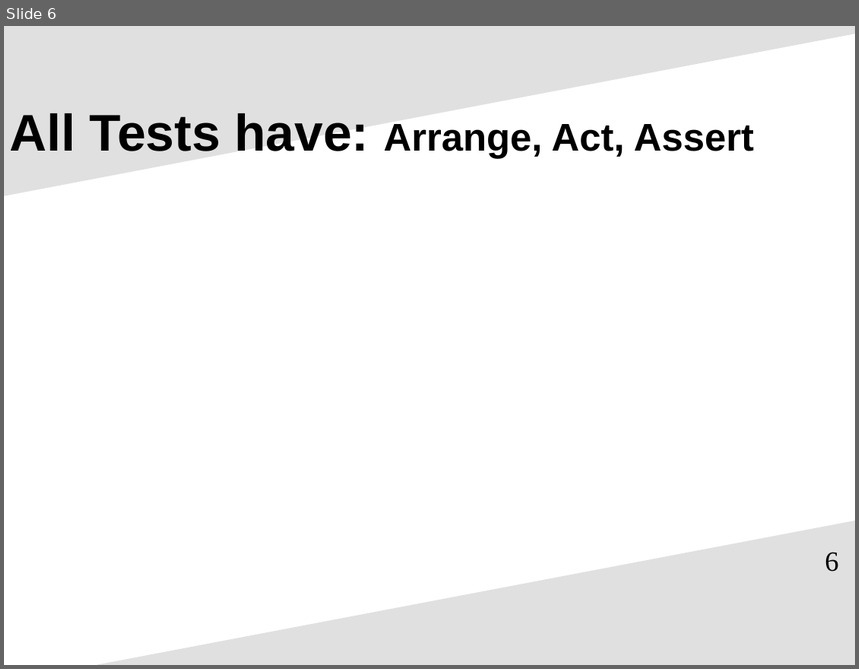
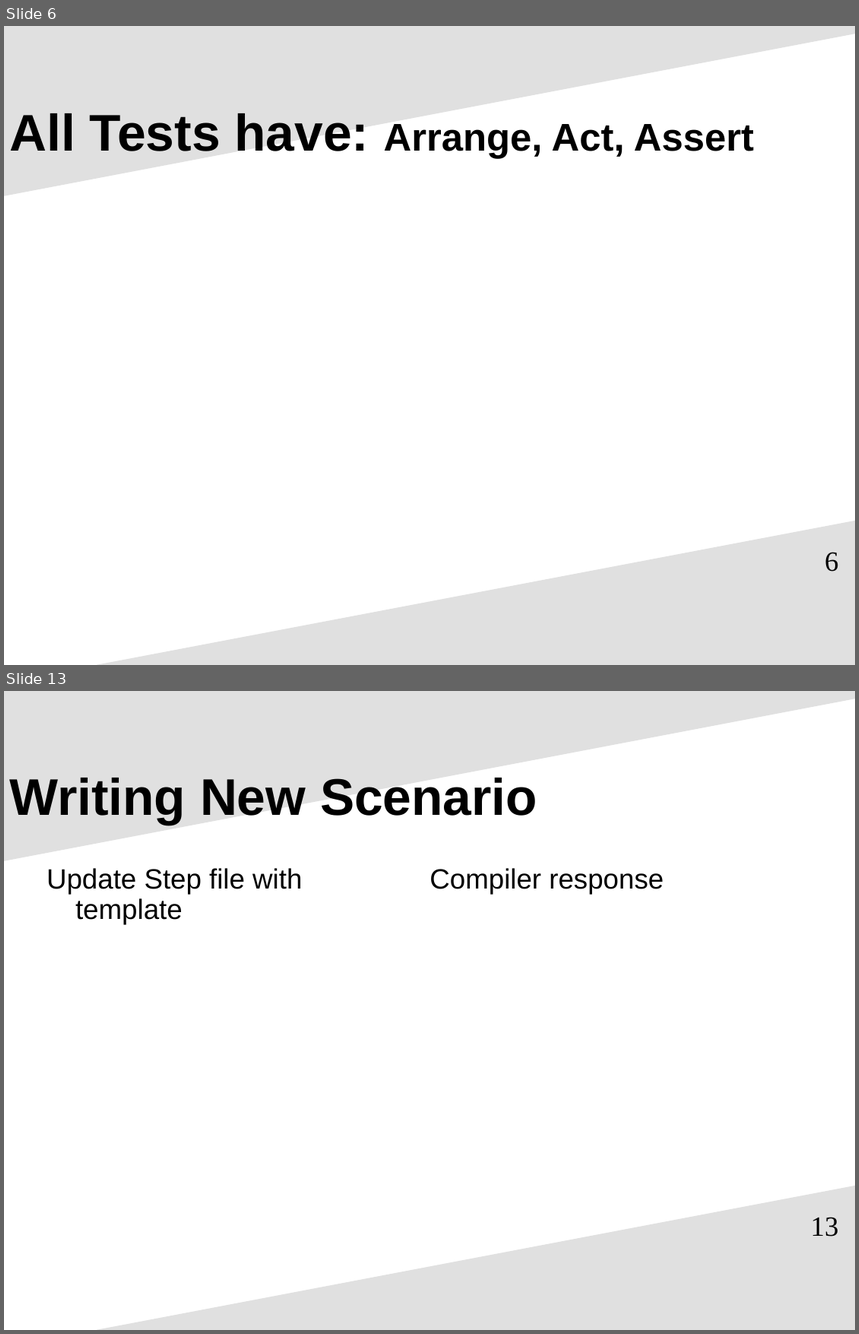
Before and after one commit to pcooke2002/accept_automated_behavior_dd, a slide deck: learning_agile_accept_auto_behavior_dd.ppt. Shown one above the other, each under a label of ours: slide 6 before the commit, slides 6 and 13 after it; the slides between them are not shown. The pictures are 859x669 and 859x1334 pixels, drawn with LibreOffice and Linux fonts; fonts in the diff are those of the drawing. Boxes give left, top, right and bottom in pixels: in the first picture for what was removed or moved away, otherwise in the second. Text is boxed around its words. In the diff, an @@ line names an element or a change of style, - is before the commit and + after.

```diff
--- a/learning_agile_accept_auto_behavior_dd.ppt
+++ b/learning_agile_accept_auto_behavior_dd.ppt
@@ slide 13 added at box(4, 691, 855, 1330), background #FFFFFF; not listed: 2 template elements that a slide beside it also shows @@
@@ title added at box(10, 778, 538, 825), 48 pt, text #000000, bold @@
+Writing New Scenario
@@ text added at box(47, 868, 302, 925), 26 pt, text #000000 @@
+Update Step file with template
@@ text added at box(430, 868, 664, 894), 26 pt, text #000000 @@
+Compiler response
@@ page number added at box(811, 1217, 839, 1237), 26 pt, text #000000 @@
+13
```
Also in this commit, not shown: 6 slides changed, 10 other slides added, 8 slides removed.
